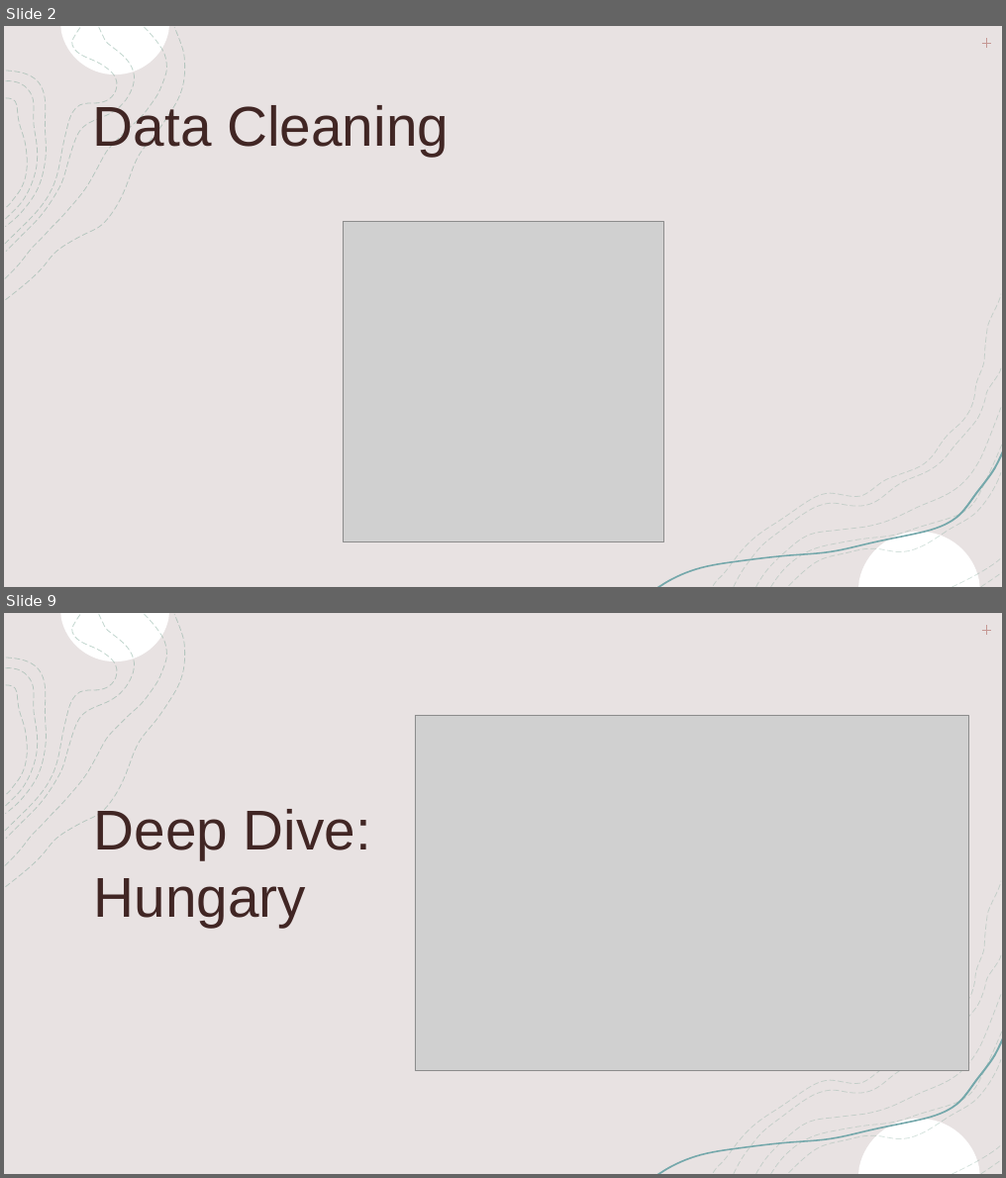
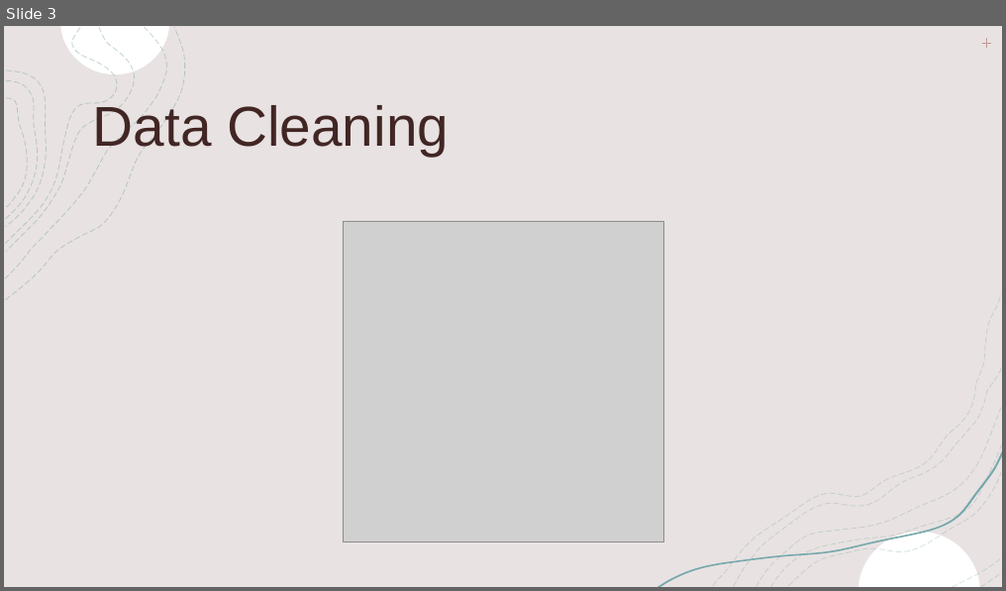
Before and after one commit to jaryan77/TeamTitans_Project_1, a slide deck: Life Expectancy Presentation.pptx. Shown one above the other, each under a label of ours: slides 2 and 9 before the commit, slide 3 after it; the slides between them are not shown. The pictures are 1006x1178 and 1006x591 pixels, drawn with LibreOffice and Linux fonts; fonts in the diff are those of the drawing; grey boxes stand for pictures. Boxes give left, top, right and bottom in pixels: in the first picture for what was removed or moved away, otherwise in the second. Text is boxed around its words. In the diff, an @@ line names an element or a change of style, - is before the commit and + after.

```diff
--- a/Life Expectancy Presentation.pptx
+++ b/Life Expectancy Presentation.pptx
@@ slide 9 removed at [4, 613, 1002, 1174], background #FFFFFF; not listed: 8 template elements that a slide beside it also shows @@
@@ rectangle removed at [4, 613, 1002, 1174] @@
@@ rectangle removed at [4, 613, 1002, 1174] @@
@@ freeform shape removed at [5, 615, 166, 866] @@
@@ freeform shape removed at [5, 615, 117, 831] @@
@@ line removed from (982, 630) to (991, 630) @@
@@ line removed from (987, 625) to (987, 635) @@
@@ freeform shape removed at [5, 668, 37, 807] @@
@@ group removed at [5, 613, 185, 887]: 8 freeform shapes @@
@@ picture removed at [415, 715, 969, 1071] @@
@@ title removed at [94, 808, 371, 927] @@
-Deep Dive: Hungary
@@ group removed at [730, 956, 998, 1174]: 5 freeform shapes @@
@@ freeform shape removed at [656, 1039, 1002, 1174] @@
@@ group removed at [657, 881, 1002, 1174]: 9 freeform shapes @@
@@ freeform shape removed at [859, 1118, 980, 1173] @@
@@ what was slide 2 is now slide 3 @@
```
Also in this commit, not shown: 5 slides changed, 4 slides added, 3 other slides removed, 14 other files.
